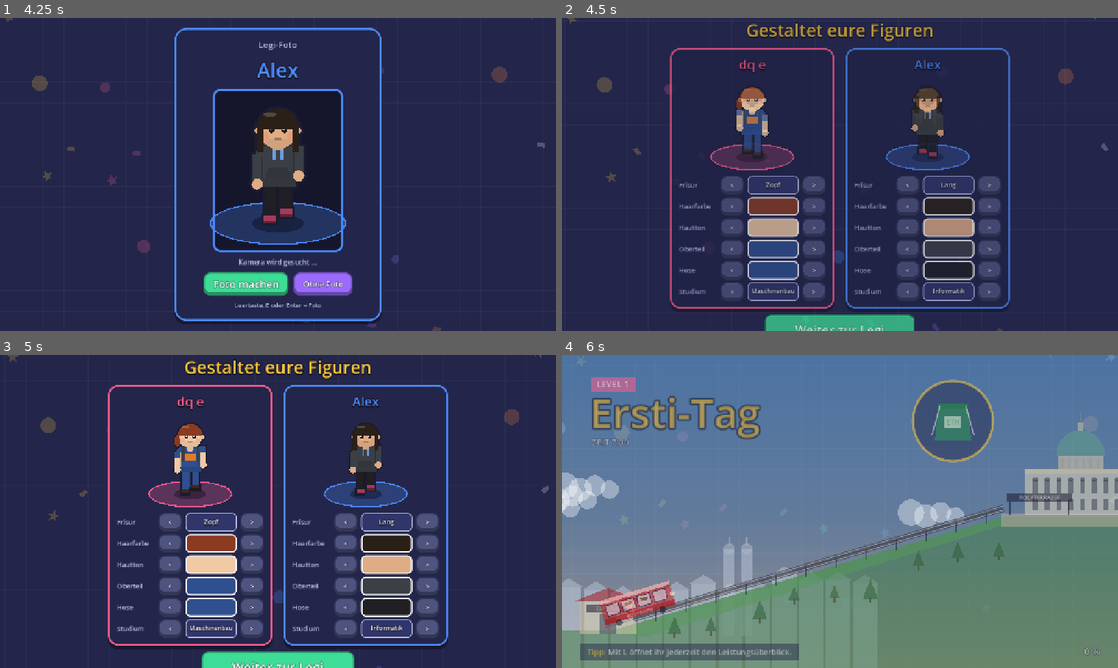
Above: before the commit, frames 1-4 (two rows, left to right).
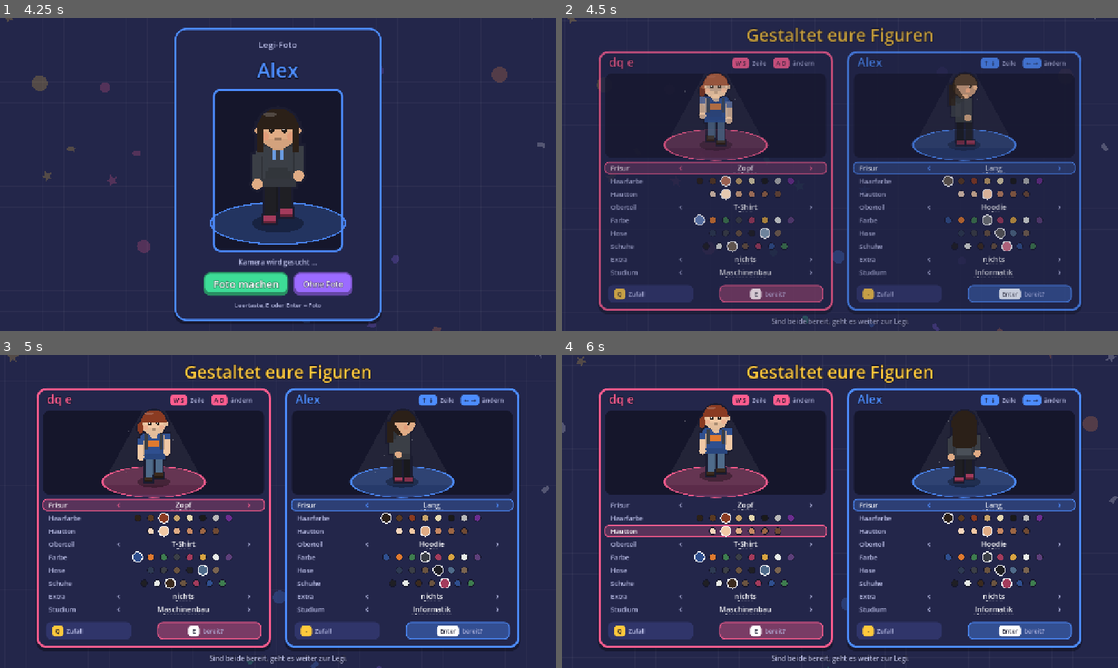
Above: after the commit, the same moments.

Repository: fzehnder/viscon-game
Game: Godot game, scene res://menu.tscn
Two runs of this game, one before a commit and one after it. Both use one fixed random seed, a clock stepped at 60 frames per second and the inputs below.
Inputs (mouse positions are in pixels of both pictures, inside the frame that each line leads up to):
- Up to frame 1 (4.25 s): click "START" at 0.5 s; tap Enter at 1.25 s; move the mouse to (400, 158) at 1.27 s; hold D 1.28-2 s; tap Q at 1.35 s; click (400, 158) at 1.42 s; tap Space at 1.52 s; tap E at 1.55 s; click (372, 177) at 2.02 s; type "Alex" at 2.1 s; click (261, 205) at 2.25 s; type "Alex" at 2.33 s; click (372, 205) at 2.48 s; type "Alex" at 2.57 s; click "Bewerbung abschicken" at 2.75 s; click "Foto machen" at 3.5 s
- Up to frame 2 (4.5 s): click "Ohne Foto" at 4.25 s
- Up to frame 3 (5 s): no input
- Up to frame 4 (6 s): click (840, 667) at 5 s, where only the run before the commit has a clickable "Weiter zur Legi"; move the mouse to (728, 527) at 5.77 s; hold S from 5.78 s (still down); tap E at 5.85 s; click (728, 527) at 5.92 s

Frame 1 is identical in both runs. In frame 2, 29% of the frame differs, in the area x 6-94%, y 1-100%; in frame 3, 45%; in frame 4, 100%, in the area x 0-100%, y 0-100%.

Commit message:
Character design: both players choose at once, with their own keys
The screen had five lines with "<" and ">" buttons for the mouse. It is a
screen of its own now (skin_menu.gd): a card per player with the figure on
a spot in the light, and lines for hair style, hair colour, skin, kind of
top, its colour, trousers, shoes, one extra and the study programme.
Colours are dots, kinds are stepped through. P1: W/S line, A/D change,
Q random, E ready. P2: arrows, "-" random, Enter ready. The mouse works
too. When both are ready it goes on to the Legi.

New choices: kind of top (T-shirt, hoodie, sweater, jacket), an extra
(glasses, headphones, beard, goggles), shoe colour. The start page has
"Figuren ändern" for a game that is going on.

Co-Authored-By: Claude Opus 5.5 <noreply@anthropic.com>

Diff:
--- a/godot/scripts/characters.gd
+++ b/godot/scripts/characters.gd
@@ -10,6 +10,13 @@
 const TOP_COLORS := ["2f4f8f", "e07a2f", "3e7d4f", "3b3f46", "a33b5c", "d9a441", "e9ece8", "5d3f7a"]
 const PANTS_COLORS := ["2d3a52", "3b3f46", "6b5440", "1f1f24", "4f6b8a", "7a6450"]
 # top styles: tshirt, hoodie, overall, labcoat, jacket, sweater
+# what the players can choose in the character design (skin_menu.gd), with the names shown there
+const PLAYER_TOPS := ["tshirt", "hoodie", "sweater", "jacket"]
+const TOP_NAMES := {"tshirt": "T-Shirt", "hoodie": "Hoodie", "sweater": "Pulli", "jacket": "Jacke", "overall": "Overall", "labcoat": "Labormantel"}
+const HAIR_NAMES := {"kurz": "Kurz", "lang": "Lang", "zopf": "Zopf", "dutt": "Dutt", "locken": "Locken", "cap": "Cap", "glatze": "Glatze"}
+const EXTRAS := ["", "glasses", "headphones", "beard", "goggles"]      # one accessory to pick; "" = none
+const EXTRA_NAMES := {"": "nichts", "glasses": "Brille", "headphones": "Kopfhörer", "beard": "Bart", "goggles": "Schutzbrille"}
+const SHOE_COLORS := ["1f1f24", "e9ece8", "3b2a1e", "6b5440", "a33b5c", "2f4f8f", "3e7d4f"]
 # accessories: goggles, headphones, glasses, backpack, toolbelt, laptop, flashlight, beard, lanyard, erstibag, tray, loot
 
 
--- a/godot/scripts/menu.gd
+++ b/godot/scripts/menu.gd
@@ -12,6 +12,7 @@
 const Transcript = preload("res://scripts/transcript.gd")
 const EthFront = preload("res://scripts/eth_front.gd")
 const LoadingScreen = preload("res://scripts/loading_screen.gd")
+const SkinMenu = preload("res://scripts/skin_menu.gd")
 
 const HACK := [
 	["> verbinde mit bewerbung.ethz.ch ...", false],
@@ -85,9 +86,6 @@
 var countdown := -1.0
 var count_l: Label
 var flash_rect: ColorRect
-# custom
-var previews: Array = [null, null]
-var swatches: Array = [{}, {}]
 
 
 ## Rotating character on a little podium (also used as the camera fallback).
@@ -279,6 +277,12 @@
 			Game.set_level(Game.story_level)   # not the elective that was played last
 			_go("loading"))
 		v.add_child(cont)
+		var again := UI.button("Figuren ändern", UI.PURPLE, 16)
+		again.size_flags_horizontal = Control.SIZE_SHRINK_CENTER
+		again.pressed.connect(func():
+			Game.set_level(Game.story_level)
+			_go("custom"))
+		v.add_child(again)
 	v.add_child(_centered(UI.label("Enter drücken", 15, UI.WHITE, 5)))
 	# the levels as a transcript of records: grades so far, and a click goes straight into a level
 	# (skips the intro), handy for testing and demos
@@ -811,119 +815,9 @@
 
 # ------------------------------------------------------------------ 6 · character design
 func _build_custom() -> void:
-	var v := _vbox(14)
-	_center().add_child(v)
-	v.add_child(_centered(UI.label("Gestaltet eure Figuren", 40, UI.YELLOW, 9)))
-	var row := HBoxContainer.new()
-	row.add_theme_constant_override("separation", 26)
-	row.alignment = BoxContainer.ALIGNMENT_CENTER
-	v.add_child(row)
-	for i in 2:
-		row.add_child(_custom_column(i))
-	var go := UI.button("Weiter zur Legi", UI.GREEN, 28)
-	go.custom_minimum_size = Vector2(340, 70)
-	go.size_flags_horizontal = Control.SIZE_SHRINK_CENTER
-	go.pressed.connect(func(): _go("legi"))
-	v.add_child(go)
-	UI.pulse(go, 0.05, 1.0)
-	v.add_child(_centered(UI.label("Enter = weiter", 14, UI.MUTED)))
-
-
-func _custom_column(i: int) -> Control:
-	var pc := Color(KEYS.TAG_COLORS[i])
-	var card := UI.panel(UI.NAVY, pc, 22, 16)
-	card.mouse_filter = Control.MOUSE_FILTER_PASS
-	var v := _vbox(8)
-	card.add_child(v)
-	v.add_child(_centered(UI.label(Game.name_of(i), 30, pc, 7)))
-	var pv := Preview.new()
-	pv.look = Game.player_looks[i]
-	pv.accent = pc
-	pv.custom_minimum_size = Vector2(260, 220)
-	pv.mouse_filter = Control.MOUSE_FILTER_IGNORE
-	v.add_child(pv)
-	previews[i] = pv
-	var grid := GridContainer.new()
-	grid.columns = 4
-	grid.add_theme_constant_override("h_separation", 8)
-	grid.add_theme_constant_override("v_separation", 6)
-	v.add_child(grid)
-	swatches[i] = {}
-	var rows := [["hair_style", "Frisur", CH.HAIR_STYLES], ["hair", "Haarfarbe", CH.HAIR_COLORS], ["skin", "Hautton", CH.SKIN_TONES],
-		["top", "Oberteil", CH.TOP_COLORS], ["pants", "Hose", CH.PANTS_COLORS]]
-	for r in rows:
-		var key: String = r[0]
-		var opts: Array = r[2]
-		var nl := UI.label(r[1], 15, UI.MUTED)
-		nl.custom_minimum_size = Vector2(88, 0)
-		grid.add_child(nl)
-		var prev := UI.button("<", UI.NAVY2.lightened(0.15), 16)
-		prev.pressed.connect(func(): _cycle(i, key, opts, -1))
-		grid.add_child(prev)
-		var sw := PanelContainer.new()
-		sw.custom_minimum_size = Vector2(118, 34)
-		var swl := UI.label("", 15, UI.WHITE, 4)
-		swl.horizontal_alignment = HORIZONTAL_ALIGNMENT_CENTER
-		sw.add_child(swl)
-		grid.add_child(sw)
-		swatches[i][key] = [sw, swl]
-		var nxt := UI.button(">", UI.NAVY2.lightened(0.15), 16)
-		nxt.pressed.connect(func(): _cycle(i, key, opts, 1))
-		grid.add_child(nxt)
-	# study programme, printed on the Legi
-	var pl := UI.label("Studium", 15, UI.MUTED)
-	pl.custom_minimum_size = Vector2(88, 0)
-	grid.add_child(pl)
-	var pprev := UI.button("<", UI.NAVY2.lightened(0.15), 16)
-	grid.add_child(pprev)
-	var psw := PanelContainer.new()
-	psw.custom_minimum_size = Vector2(118, 34)
-	psw.add_theme_stylebox_override("panel", UI.box(UI.NAVY2, UI.MUTED, 10, 2, 4, false))
-	var psl := UI.label("", 14, UI.WHITE, 4)
-	psl.horizontal_alignment = HORIZONTAL_ALIGNMENT_CENTER
-	psw.add_child(psl)
-	grid.add_child(psw)
-	var pnext := UI.button(">", UI.NAVY2.lightened(0.15), 16)
-	grid.add_child(pnext)
-	var show_prog := func():
-		psl.text = String(Game.PROGRAMMES[int(Game.programmes[i])][0])
-	var step_prog := func(dir: int):
-		var n: int = Game.PROGRAMMES.size()
-		Game.programmes[i] = (int(Game.programmes[i]) + dir + n) % n
-		UI.sfx("pop", -8.0)
-		show_prog.call()
-	pprev.pressed.connect(func(): step_prog.call(-1))
-	pnext.pressed.connect(func(): step_prog.call(1))
-	show_prog.call()
-	_refresh_swatches(i)
-	return card
-
-
-func _cycle(i: int, key: String, opts: Array, dir: int) -> void:
-	var lk: Dictionary = Game.player_looks[i]
-	var k := opts.find(lk.get(key, opts[0]))
-	k = (k + dir + opts.size()) % opts.size()
-	lk[key] = opts[k]
-	if key == "top" and lk.get("top_style", "") == "overall":
-		lk["pants"] = opts[k]
-	if previews[i]:
-		previews[i].look = lk
-		previews[i].hop = 1.0
-	UI.sfx("pop", -8.0)
-	_refresh_swatches(i)
-
-
-func _refresh_swatches(i: int) -> void:
-	var lk: Dictionary = Game.player_looks[i]
-	for key in swatches[i]:
-		var sw: PanelContainer = swatches[i][key][0]
-		var swl: Label = swatches[i][key][1]
-		if key == "hair_style":
-			sw.add_theme_stylebox_override("panel", UI.box(UI.NAVY2, UI.MUTED, 10, 2, 4, false))
-			swl.text = String(lk.get(key, "kurz")).capitalize()
-		else:
-			sw.add_theme_stylebox_override("panel", UI.box(Color(String(lk.get(key, "888888"))), UI.WHITE, 10, 3, 4, false))
-			swl.text = ""
+	var sm := SkinMenu.new()          # both choose at once with their own keys (skin_menu.gd)
+	stage_root.add_child(sm)
+	sm.done.connect(func(): _go("legi"))
 
 
 # ------------------------------------------------------------------ 7 · into the level
@@ -962,6 +856,3 @@
 		"legi":
 			if ok:
 				_legi_next()
-		"custom":
-			if k in [KEY_ENTER, KEY_KP_ENTER]:
-				_go("legi")
--- /dev/null
+++ b/godot/scripts/skin_menu.gd
@@ -0,0 +1,335 @@
+extends Control
+## Character design for both players at once (part of the intro in menu.gd). Each player has a
+## card: the figure on a spot in the light, turning, and under it the things to choose. Both
+## choose at the same time with their own keys; the mouse works too.
+##   P1: W / S line, A / D change, Q something random, E ready
+##   P2: arrows up / down line, left / right change, - something random, Enter ready
+## When both are ready, `done` is emitted. The looks are changed in place (Game.player_looks),
+## the study programme in Game.programmes.
+
+signal done
+
+const CH = preload("res://scripts/characters.gd")
+const ART = preload("res://scripts/character_art.gd")
+const UI = preload("res://scripts/ui.gd")
+const KEYS = preload("res://scripts/controls.gd")
+
+const W := 1280.0                 # laid out for this size, scaled to the screen
+const H := 720.0
+const CARD := Vector2(540.0, 598.0)
+const CARD_Y := 76.0
+const STAGE := Rect2(16.0, 52.0, 508.0, 194.0)    # inside a card: where the figure stands
+const ROW_Y := 254.0              # first line
+const ROW_H := 30.0
+const VALUE_X := 338.0            # middle of what is chosen in a line
+const DOT_GAP := 30.0
+const RANDOM_KEYS := [KEY_Q, KEY_SLASH]          # P1, P2 (the "-" key on a Swiss keyboard)
+const RANDOM_NAMES := ["Q", "-"]
+const TURN := [ART.FRONT, ART.RIGHT, ART.BACK, ART.LEFT]
+
+var rows: Array = []              # what can be chosen: {"key", "name", "opts", "names" (kinds) or not (colours)}
+var cur: Array = [0, 0]           # the line each player is on
+var ready_p: Array = [false, false]
+var hop: Array = [0.0, 0.0]       # > 0 for a moment after a change: the figure jumps and looks to the front
+var t := 0.0
+var leaving := -1.0               # > 0: both are ready, seconds until `done`
+
+
+func _ready() -> void:
+	set_anchors_and_offsets_preset(Control.PRESET_FULL_RECT)
+	mouse_filter = Control.MOUSE_FILTER_STOP
+	var prog_names := {}
+	var prog_ids: Array = []
+	for k in Game.PROGRAMMES.size():
+		prog_ids.append(k)
+		prog_names[k] = String(Game.PROGRAMMES[k][0])
+	rows = [
+		{"key": "hair_style", "name": "Frisur", "opts": CH.HAIR_STYLES, "names": CH.HAIR_NAMES},
+		{"key": "hair", "name": "Haarfarbe", "opts": CH.HAIR_COLORS},
+		{"key": "skin", "name": "Hautton", "opts": CH.SKIN_TONES},
+		{"key": "top_style", "name": "Oberteil", "opts": CH.PLAYER_TOPS, "names": CH.TOP_NAMES},
+		{"key": "top", "name": "Farbe", "opts": CH.TOP_COLORS},
+		{"key": "pants", "name": "Hose", "opts": CH.PANTS_COLORS},
+		{"key": "shoes", "name": "Schuhe", "opts": CH.SHOE_COLORS},
+		{"key": "extra", "name": "Extra", "opts": CH.EXTRAS, "names": CH.EXTRA_NAMES},
+		{"key": "studium", "name": "Studium", "opts": prog_ids, "names": prog_names},
+	]
+	# a colour that is not among the dots (the looks the figures start with have some): the nearest
+	# dot takes its place, so that every line shows what is chosen
+	for i in 2:
+		var lk: Dictionary = Game.player_looks[i]
+		for r in rows.size():
+			if rows[r].has("names") or _index(i, r) >= 0:
+				continue
+			var have := ART.col(lk, String(rows[r]["key"]), String(rows[r]["opts"][0]))
+			var best := 0
+			var best_d := INF
+			for n in (rows[r]["opts"] as Array).size():
+				var c := Color(String(rows[r]["opts"][n]))
+				var d := Vector3(c.r - have.r, c.g - have.g, c.b - have.b).length_squared()
+				if d < best_d:
+					best_d = d
+					best = n
+			lk[String(rows[r]["key"])] = rows[r]["opts"][best]
+
+
+func _process(delta: float) -> void:
+	t += delta
+	for i in 2:
+		hop[i] = maxf(0.0, hop[i] - delta)
+	if leaving > 0.0:
+		leaving -= delta
+		if leaving <= 0.0:
+			done.emit()
+	queue_redraw()
+
+
+# ------------------------------------------------------------------ what is chosen
+func _value(i: int, r: int):
+	var key: String = rows[r]["key"]
+	var lk: Dictionary = Game.player_looks[i]
+	match key:
+		"extra":
+			for a in lk.get("acc", []):
+				if a in CH.EXTRAS:
+					return a
+			return ""
+		"studium":
+			return int(Game.programmes[i])
+	return lk.get(key, rows[r]["opts"][0])
+
+
+func _index(i: int, r: int) -> int:
+	return (rows[r]["opts"] as Array).find(_value(i, r))
+
+
+func _choose(i: int, r: int, k: int) -> void:
+	var opts: Array = rows[r]["opts"]
+	var v = opts[posmod(k, opts.size())]
+	var key: String = rows[r]["key"]
+	var lk: Dictionary = Game.player_looks[i]
+	match key:
+		"extra":
+			var acc: Array = (lk.get("acc", []) as Array).filter(func(a): return not (a in CH.EXTRAS))
+			if String(v) != "":
+				acc.append(v)
+			lk["acc"] = acc
+		"studium":
+			Game.programmes[i] = int(v)
+		_:
+			lk[key] = v
+	hop[i] = 1.3
+	_unready(i)
+
+
+func _change(i: int, r: int, dir: int) -> void:
+	var k := _index(i, r)
+	_choose(i, r, (0 if dir > 0 else -1) if k < 0 else k + dir)
+	UI.sfx("pop", -8.0)
+
+
+func _random(i: int) -> void:
+	for r in rows.size():
+		if rows[r]["key"] != "studium":
+			_choose(i, r, randi() % (rows[r]["opts"] as Array).size())
+	UI.sfx("steal", -10.0)
+
+
+func _unready(i: int) -> void:
+	if ready_p[i]:
+		ready_p[i] = false
+		leaving = -1.0
+
+
+func _toggle_ready(i: int) -> void:
+	ready_p[i] = not ready_p[i]
+	if ready_p[i]:
+		hop[i] = 1.3
+		UI.sfx("grant", -8.0)
+		if ready_p[0] and ready_p[1]:
+			leaving = 0.9
+			UI.sfx("success", -8.0)
+	else:
+		leaving = -1.0
+		UI.sfx("click")
+
+
+# ------------------------------------------------------------------ keys and mouse
+func _unhandled_input(event: InputEvent) -> void:
+	if not (event is InputEventKey) or not event.pressed or leaving > 0.0 and leaving < 0.3:
+		return
+	var k: int = event.physical_keycode
+	for i in 2:
+		var keys: Dictionary = KEYS.PLAYER_KEYS[i]
+		var used := true
+		if k in keys["up"]:
+			cur[i] = posmod(cur[i] - 1, rows.size())
+			UI.sfx("click", -10.0)
+		elif k in keys["down"]:
+			cur[i] = posmod(cur[i] + 1, rows.size())
+			UI.sfx("click", -10.0)
+		elif k in keys["left"]:
+			_change(i, cur[i], -1)
+		elif k in keys["right"]:
+			_change(i, cur[i], 1)
+		elif event.echo:
+			used = false
+		elif k == RANDOM_KEYS[i]:
+			_random(i)
+		elif (i == 0 and k == KEY_E) or (i == 1 and k in [KEY_ENTER, KEY_KP_ENTER]):
+			_toggle_ready(i)
+		else:
+			used = false
+		if used:
+			get_viewport().set_input_as_handled()
+			return
+
+
+func _gui_input(event: InputEvent) -> void:
+	if not (event is InputEventMouseButton) or not event.pressed or event.button_index != MOUSE_BUTTON_LEFT:
+		return
+	var k := minf(size.x / W, size.y / H)
+	var p: Vector2 = (event.position - (size - Vector2(W, H) * k) / 2.0) / k
+	for i in 2:
+		var q := p - _card(i).position
+		if not Rect2(Vector2.ZERO, CARD).has_point(q):
+			continue
+		for r in rows.size():
+			var y := ROW_Y + r * ROW_H
+			if q.y < y or q.y >= y + ROW_H:
+				continue
+			cur[i] = r
+			var opts: Array = rows[r]["opts"]
+			if rows[r].has("names"):
+				_change(i, r, -1 if q.x < VALUE_X else 1)
+			else:
+				var best := int(round((q.x - VALUE_X) / DOT_GAP + (opts.size() - 1) / 2.0))
+				if best >= 0 and best < opts.size():
+					_choose(i, r, best)
+					UI.sfx("pop", -8.0)
+			return
+		if _random_rect().has_point(q):
+			_random(i)
+		elif _ready_rect().has_point(q):
+			_toggle_ready(i)
+		return
+
+
+# ------------------------------------------------------------------ drawing
+func _card(i: int) -> Rect2:
+	return Rect2(Vector2(W / 2.0 - 16.0 - CARD.x if i == 0 else W / 2.0 + 16.0, CARD_Y), CARD)
+
+
+func _random_rect() -> Rect2:
+	return Rect2(22.0, CARD.y - 60.0, 196.0, 40.0)
+
+
+func _ready_rect() -> Rect2:
+	return Rect2(CARD.x - 262.0, CARD.y - 60.0, 240.0, 40.0)
+
+
+func _text(pos: Vector2, s: String, fsize: int, col: Color, align := HORIZONTAL_ALIGNMENT_LEFT, outline := 0) -> void:
+	var font := ThemeDB.fallback_font
+	var w := font.get_string_size(s, HORIZONTAL_ALIGNMENT_LEFT, -1, fsize).x
+	var p := pos
+	if align == HORIZONTAL_ALIGNMENT_CENTER:
+		p.x -= w / 2.0
+	elif align == HORIZONTAL_ALIGNMENT_RIGHT:
+		p.x -= w
+	if outline > 0:
+		draw_string_outline(font, p, s, HORIZONTAL_ALIGNMENT_LEFT, -1, fsize, outline, Color("15162b"))
+	draw_string(font, p, s, HORIZONTAL_ALIGNMENT_LEFT, -1, fsize, col)
+
+
+## A key cap with what it does next to it. Returns the width it took.
+func _key(pos: Vector2, cap: String, what: String, col: Color) -> float:
+	var font := ThemeDB.fallback_font
+	var cw := maxf(26.0, font.get_string_size(cap, HORIZONTAL_ALIGNMENT_LEFT, -1, 14).x + 14.0)
+	draw_style_box(UI.box(col, Color(0, 0, 0, 0), 7, 0, 0, false), Rect2(pos.x, pos.y - 17.0, cw, 24.0))
+	_text(Vector2(pos.x + cw / 2.0, pos.y), cap, 14, Color("15162b"), HORIZONTAL_ALIGNMENT_CENTER)
+	_text(Vector2(pos.x + cw + 7.0, pos.y), what, 14, UI.MUTED)
+	return cw + 7.0 + font.get_string_size(what, HORIZONTAL_ALIGNMENT_LEFT, -1, 14).x + 16.0
+
+
+func _draw() -> void:
+	var k := minf(size.x / W, size.y / H)
+	var o := (size - Vector2(W, H) * k) / 2.0
+	draw_set_transform(o, 0.0, Vector2(k, k))
+	_text(Vector2(W / 2.0, 54.0), "Gestaltet eure Figuren", 40, UI.YELLOW, HORIZONTAL_ALIGNMENT_CENTER, 9)
+	for i in 2:
+		var pc := Color(String(KEYS.TAG_COLORS[i]))
+		var card := _card(i)
+		var at := card.position
+		var edge: Color = UI.GREEN if ready_p[i] else pc
+		draw_style_box(UI.box(UI.NAVY, edge, 22, 5, 0), card)
+		# head line: name, and the keys of this player
+		_text(at + Vector2(24.0, 36.0), Game.name_of(i), 28, pc, HORIZONTAL_ALIGNMENT_LEFT, 6)
+		var kx := at.x + CARD.x - 232.0
+		kx += _key(Vector2(kx, at.y + 33.0), "W S" if i == 0 else "↑ ↓", "Zeile", pc)
+		_key(Vector2(kx, at.y + 33.0), "A D" if i == 0 else "← →", "ändern", pc)
+		# the stage: dark, a cone of light from above, a spot in the player's colour
+		var st := Rect2(at + STAGE.position, STAGE.size)
+		draw_style_box(UI.box(Color("15162b"), Color(0, 0, 0, 0), 14, 0, 0, false), st)
+		var feet := Vector2(st.get_center().x, st.end.y - 30.0)
+		draw_colored_polygon(PackedVector2Array([Vector2(feet.x - 26.0, st.position.y), Vector2(feet.x + 26.0, st.position.y),
+			Vector2(feet.x + 118.0, feet.y + 6.0), Vector2(feet.x - 118.0, feet.y + 6.0)]), Color(1, 1, 1, 0.06))
+		draw_set_transform(o + feet * k, 0.0, Vector2(k, k * 0.3))
+		draw_circle(Vector2.ZERO, 118.0, Color(pc, 0.3))
+		draw_arc(Vector2.ZERO, 118.0, 0.0, TAU, 48, Color(edge, 0.95), 5.0, true)
+		draw_set_transform(o, 0.0, Vector2(k, k))
+		for sp in 5:                              # dust in the light
+			var a := t * 0.5 + sp * 1.3 + i
+			draw_circle(Vector2(feet.x + sin(a) * (30.0 + sp * 14.0), st.position.y + 20.0 + fposmod(t * 14.0 + sp * 37.0, 130.0)), 1.6, Color(1, 1, 1, 0.25))
+		var jump := absf(sin(hop[i] * PI * 2.0)) * 14.0 * minf(1.0, hop[i])
+		if ready_p[i]:
+			jump = absf(sin(t * 7.0 + i)) * 9.0
+		var face: int = ART.FRONT if (hop[i] > 0.0 or ready_p[i]) else TURN[int(t / 1.5 + i) % 4]
+		ART.draw_character(self, Game.player_looks[i], face, t * 7.0, true, o + (feet - Vector2(0, jump)) * k, 3.75 * k)
+		draw_set_transform(o, 0.0, Vector2(k, k))
+		# the lines
+		for r in rows.size():
+			var y := at.y + ROW_Y + r * ROW_H
+			var on: bool = cur[i] == r and not ready_p[i]
+			if on:
+				draw_style_box(UI.box(Color(pc, 0.24), pc, 9, 2, 0, false), Rect2(at.x + 14.0, y + 1.0, CARD.x - 28.0, ROW_H - 2.0))
+			_text(Vector2(at.x + 28.0, y + 21.0), String(rows[r]["name"]), 15, UI.WHITE if on else UI.MUTED)
+			var opts: Array = rows[r]["opts"]
+			var sel := _index(i, r)
+			var cx := at.x + VALUE_X
+			if rows[r].has("names"):
+				var label := String((rows[r]["names"] as Dictionary).get(_value(i, r), str(_value(i, r))))
+				_text(Vector2(cx, y + 21.0), label, 17, UI.WHITE, HORIZONTAL_ALIGNMENT_CENTER)
+				_text(Vector2(cx - 150.0, y + 22.0), "‹", 22, pc if on else UI.MUTED, HORIZONTAL_ALIGNMENT_CENTER)
+				_text(Vector2(cx + 150.0, y + 22.0), "›", 22, pc if on else UI.MUTED, HORIZONTAL_ALIGNMENT_CENTER)
+				# where in the list: small ticks under the name
+				for n in opts.size():
+					var tx := cx + (n - (opts.size() - 1) / 2.0) * 8.0
+					draw_rect(Rect2(tx - 2.5, y + ROW_H - 5.0, 5.0, 2.0), UI.WHITE if n == sel else Color(1, 1, 1, 0.2))
+			else:
+				for n in opts.size():
+					var c := Vector2(cx + (n - (opts.size() - 1) / 2.0) * DOT_GAP, y + ROW_H / 2.0)
+					if n == sel:
+						draw_circle(c, 12.5, UI.WHITE)
+						draw_circle(c, 10.0, Color(String(opts[n])))
+					else:
+						draw_circle(c, 8.5, Color("15162b"))
+						draw_circle(c, 7.0, Color(String(opts[n])))
+		# below: something random, and ready
+		var rr := _random_rect()
+		rr.position += at
+		draw_style_box(UI.box(UI.NAVY2, Color(0, 0, 0, 0), 12, 0, 0, false), rr)
+		_key(rr.position + Vector2(14.0, 26.0), RANDOM_NAMES[i], "Zufall", UI.YELLOW)
+		var gr := _ready_rect()
+		gr.position += at
+		if ready_p[i]:
+			draw_style_box(UI.box(UI.GREEN, Color(0, 0, 0, 0), 12, 0, 0, false), gr)
+			_text(gr.get_center() + Vector2(0, 7.0), "BEREIT ✓", 20, Color("15162b"), HORIZONTAL_ALIGNMENT_CENTER)
+		else:
+			var beat := 0.5 + 0.5 * sin(t * 4.0)
+			draw_style_box(UI.box(Color(pc, 0.25 + 0.2 * beat), pc, 12, 2, 0, false), gr)
+			var cap := "E" if i == 0 else "Enter"
+			var tw := ThemeDB.fallback_font.get_string_size("bereit?", HORIZONTAL_ALIGNMENT_LEFT, -1, 14).x
+			_key(Vector2(gr.get_center().x - (tw + 50.0) / 2.0, gr.position.y + 26.0), cap, "bereit?", UI.WHITE)
+	var both: bool = ready_p[0] and ready_p[1]
+	_text(Vector2(W / 2.0, H - 16.0), "Los geht's!" if both else "Sind beide bereit, geht es weiter zur Legi.", 16, UI.GREEN if both else UI.MUTED, HORIZONTAL_ALIGNMENT_CENTER, 5)
+	draw_set_transform(Vector2.ZERO, 0.0, Vector2.ONE)
Not shown, added: godot/scripts/skin_menu.gd.uid
